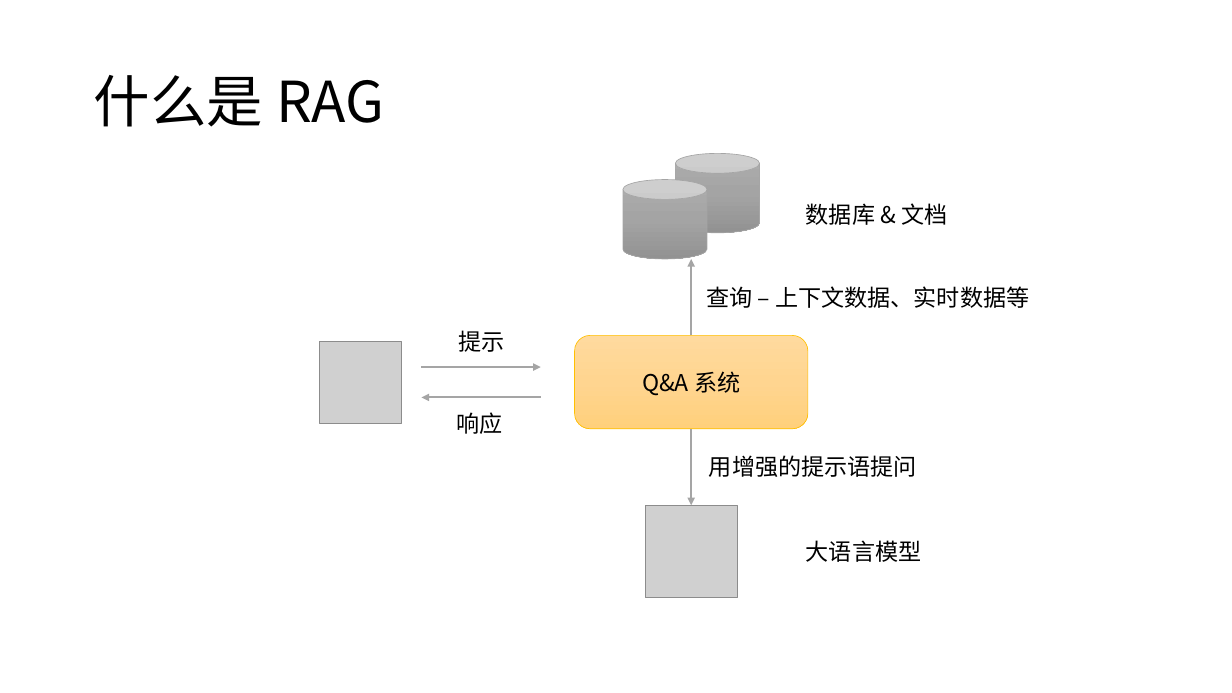
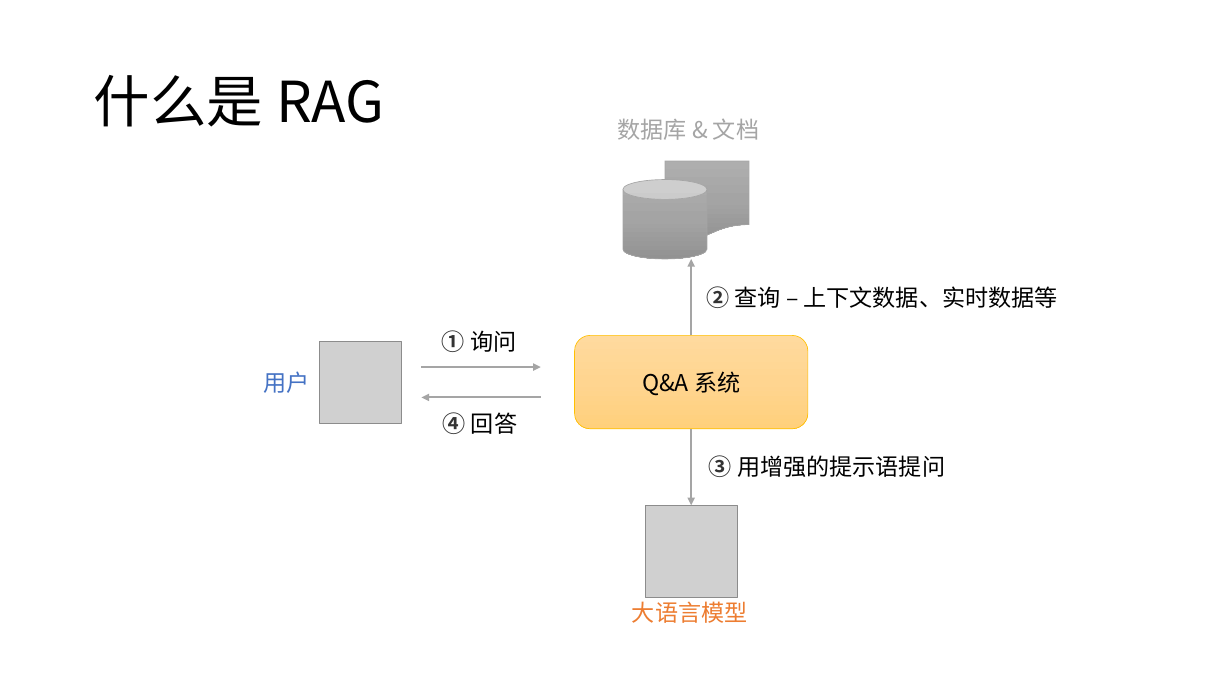
Before and after one commit to SakigamiYang/PyCon, a slide deck: slide 11 of PyCon2023/LLM+RAG企业落地-Ai兔兔.pptx (slide 10 before the commit). Drawn at 1232x693 pixels with LibreOffice and Linux fonts; fonts in the diff are those of the drawing; grey boxes stand for pictures. Boxes give left, top, right and bottom in pixels: in the first picture for what was removed or moved away, otherwise in the second. Text is boxed around its words. In the diff, an @@ line names an element or a change of style, - is before the commit and + after.

```diff
--- a/PyCon2023/LLM+RAG企业落地-Ai兔兔.pptx
+++ b/PyCon2023/LLM+RAG企业落地-Ai兔兔.pptx
@@ text "数据库 & 文档": place and size @@
-text "数据库 & 文档" at <box>806,203,947,225</box>
+text "数据库 & 文档" at <box>618,119,759,140</box>
@@ text "数据库 & 文档" at <box>618,119,759,140</box>: text colour #000000 to #A5A5A5 @@
@@ flow chart document: place and size @@
-flow chart document at <box>676,153,760,233</box>
+flow chart document at <box>665,161,750,240</box>
@@ flow chart document at <box>665,161,750,240</box>: cylinder to flow chart document @@
@@ text at <box>706,286,1058,308</box>: text changed @@
-查询 – 上下文数据、实时数据等
+② 查询 – 上下文数据、实时数据等
@@ text at <box>442,330,516,352</box>: text changed @@
-提示
+① 询问
@@ text added at <box>263,371,309,393</box>, 18 pt, text #4472C4 @@
+用户
@@ text at <box>443,412,517,434</box>: text changed @@
-响应
+④ 回答
@@ text at <box>709,455,945,477</box>: text changed @@
-用增强的提示语提问
+③ 用增强的提示语提问
@@ text "大语言模型": place and size @@
-text "大语言模型" at <box>806,540,921,562</box>
+text "大语言模型" at <box>632,597,747,623</box>
@@ text "大语言模型" at <box>632,597,747,623</box>: text colour #000000 to #ED7D31 @@
```
Also in this commit, not shown: 15 other slides changed, 2 slides added, 1 slide removed.
